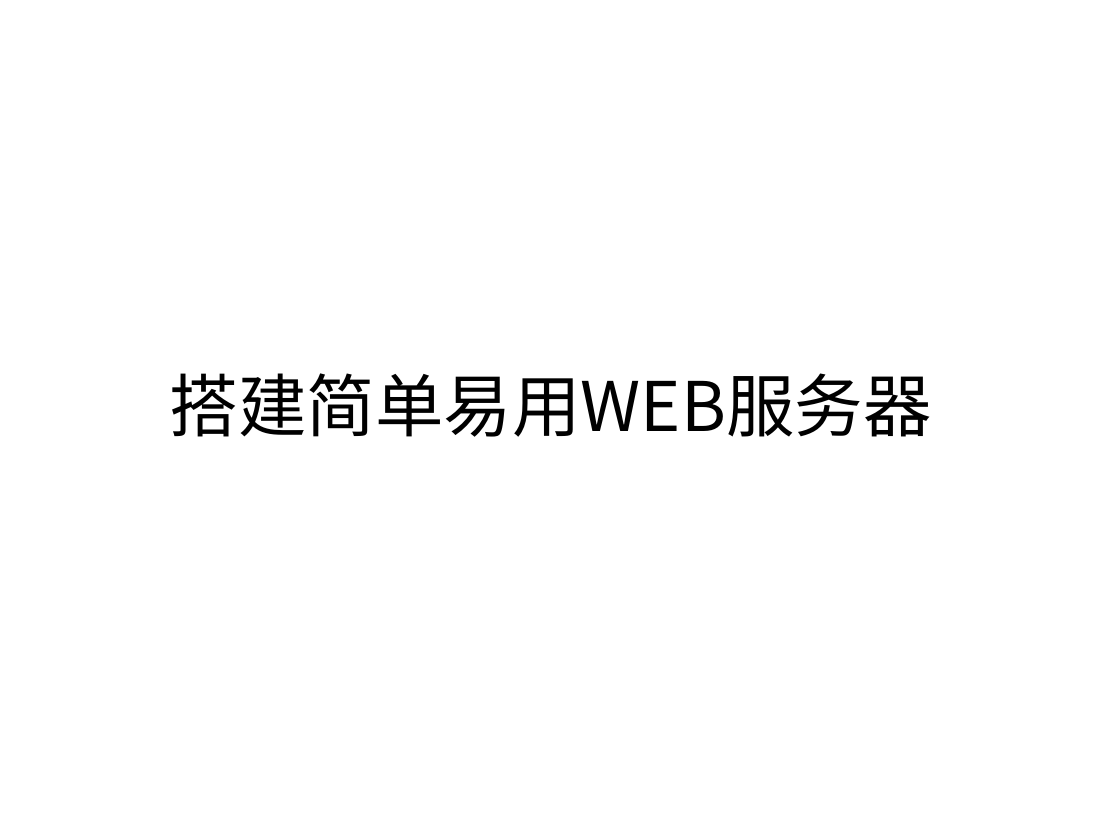
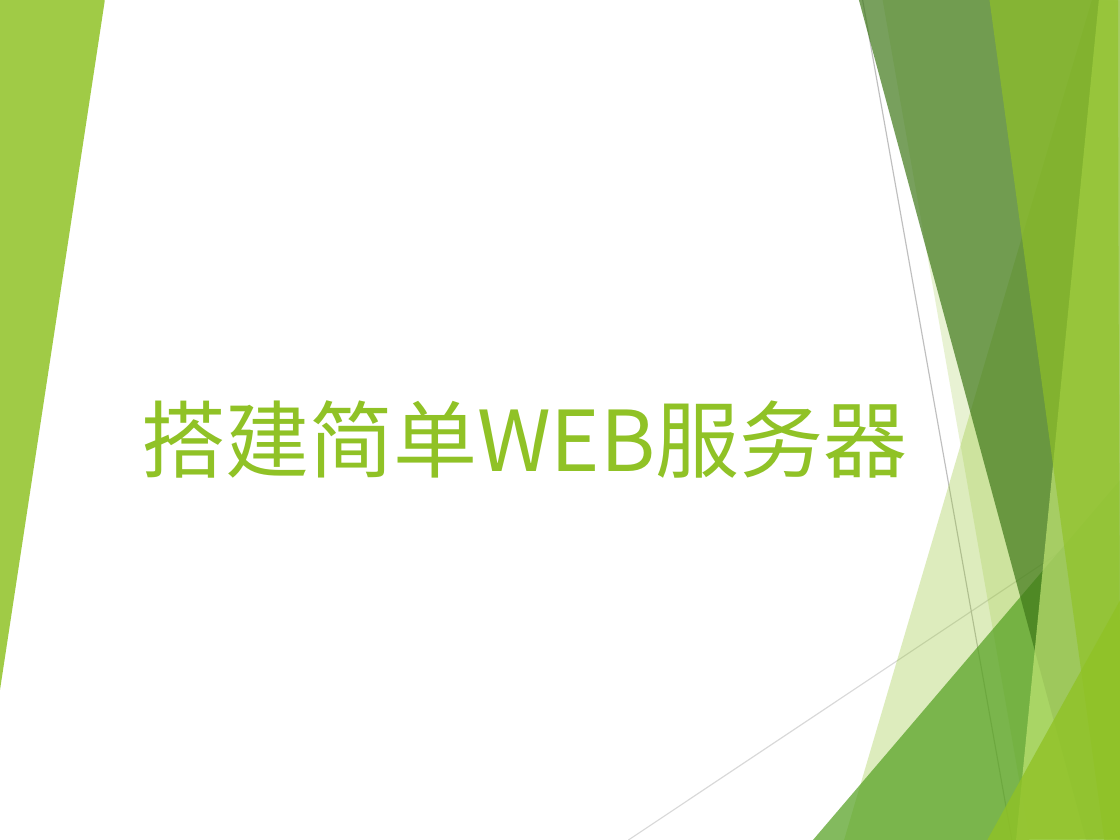
Before and after one commit to chuilee/gulp_webpack_demo, a slide deck: slide 1 of ppt/快速搭建Web服务器.pptx. Drawn at 1120x840 pixels with LibreOffice and Linux fonts; fonts in the diff are those of the drawing. Boxes give left, top, right and bottom in pixels: in the first picture for what was removed or moved away, otherwise in the second. Text is boxed around its words. In the diff, an @@ line names an element or a change of style, - is before the commit and + after.

```diff
--- a/ppt/快速搭建Web服务器.pptx
+++ b/ppt/快速搭建Web服务器.pptx
@@ group added at (x1=0, y1=0, x2=1120, y2=840): 8 freeform shapes, 2 lines @@
@@ title "搭建简单WEB服务器" at (x1=141, y1=400, x2=907, y2=478): vertical alignment middle to bottom @@
@@ title at (x1=141, y1=400, x2=907, y2=478): text changed; size 44 to 54 pt; text colour #000000 to #90C226 @@
-搭建简单易用WEB服务器
+搭建简单WEB服务器
```
Also in this commit, not shown: 7 other slides changed, 6 other files.
